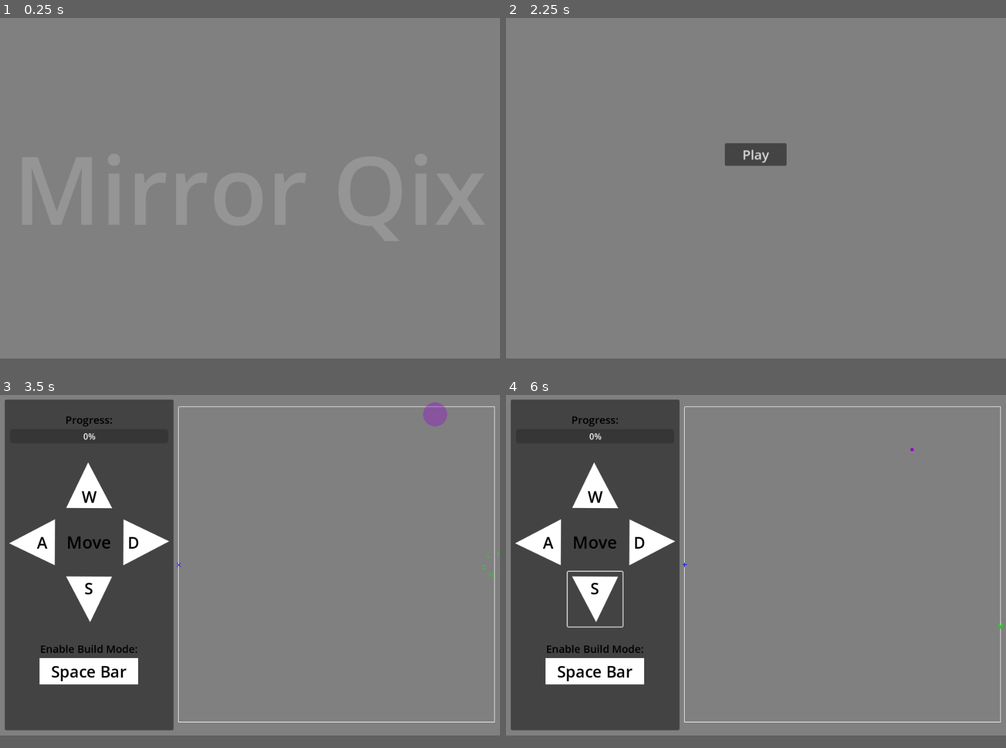
Above: before the commit, frames 1-4 (two rows, left to right).
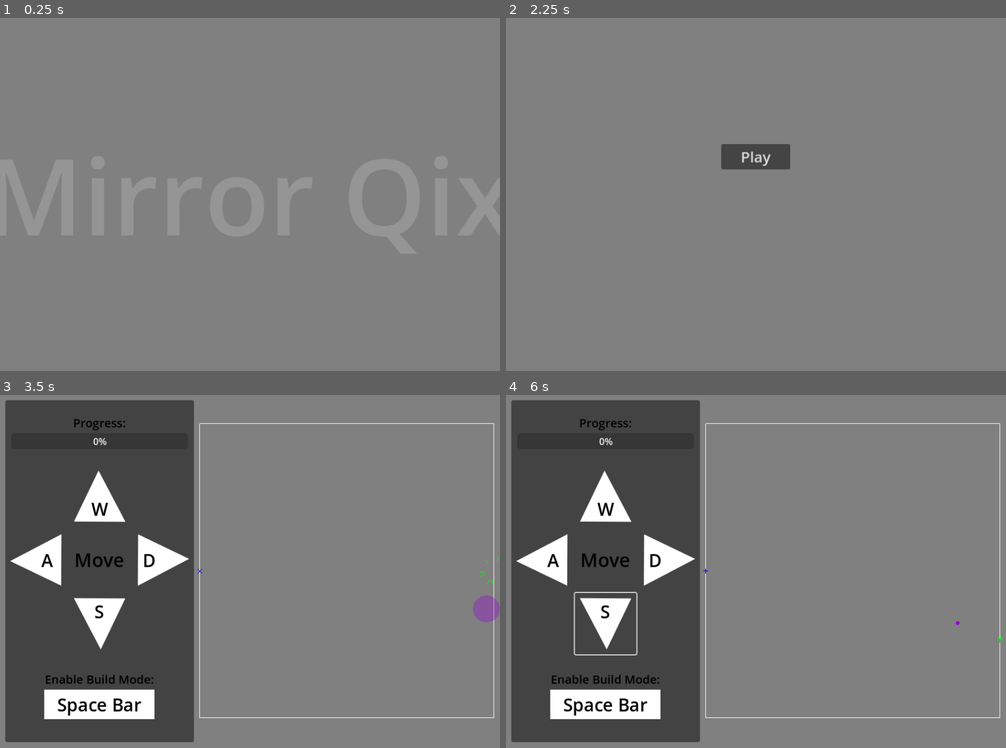
Above: after the commit, the same moments.

Repository: Habidakus/mirror-qix
Game: Godot game, scene res://Scenes/main.tscn
Two runs of this game, one before a commit and one after it. Both use one fixed random seed, a clock stepped at 60 frames per second and the inputs below.
Inputs (mouse positions are in pixels of both pictures, inside the frame that each line leads up to):
- Up to frame 1 (0.25 s): no input
- Up to frame 2 (2.25 s): tap Enter at 0.5, 2 s; move the mouse to (866, 169) at 0.52 s; hold Right 0.53-1.28 s; click (866, 169) at 0.67 s; tap Space at 0.77, 1.25, 1.52 s; move the mouse to (656, 205) at 1.27 s; hold Down 1.28-2.03 s; move the mouse to (806, 113) at 2.02 s; hold Right from 2.03 s (still down)
- Up to frame 3 (3.5 s): release Right at 2.75 s; click "Play" at 2.75 s
- Up to frame 4 (6 s): click "W" at 3.5 s; click "A" at 4.25 s; click "D" at 5 s; click "S" at 5.75 s
In our replay, the window is 800x546 before the commit and 800x566 after it. These sizes can differ from the game's own. Grey fills any space a smaller window leaves; there, only what the larger window draws over its background counts as a difference.

The runs differ from the first frame. In frame 2, 0.4% of the frame differs, in the area x 43-57%, y 35-43%; in frame 3, 15%, in the area x 1-100%, y 1-99%; in frame 4, 14%.

Commit message:
Made the play area a little smaller

Diff:
--- a/Scenes/main.tscn
+++ b/Scenes/main.tscn
@@ -442,7 +442,7 @@
 vertical_alignment = 1
 
 [node name="AspectRatioContainer" type="AspectRatioContainer" parent="StateMachine/Game/MarginContainer/HBoxContainer"]
-custom_minimum_size = Vector2(600, 600)
+custom_minimum_size = Vector2(500, 500)
 layout_mode = 2
 size_flags_horizontal = 3
 
--- a/project.godot
+++ b/project.godot
@@ -21,7 +21,8 @@
 
 [display]
 
-window/size/viewport_width=948
+window/size/viewport_width=848
+window/size/viewport_height=600
 window/stretch/mode="viewport"
 
 [dotnet]
